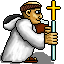
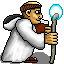
Revision of a layered 64 x 64 image; what changed, layer by layer:
renamed "Layer 2" to "Layer 6", painted on it over <box>46,0,63,64</box>
painted on "Layer 5" over <box>49,56,53,64</box>
